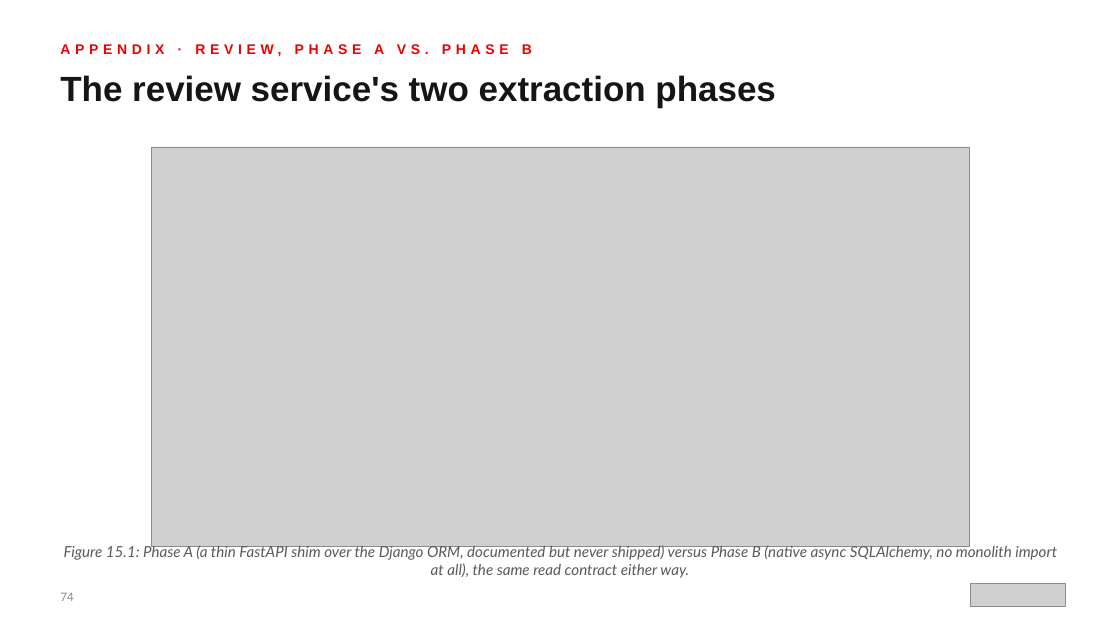
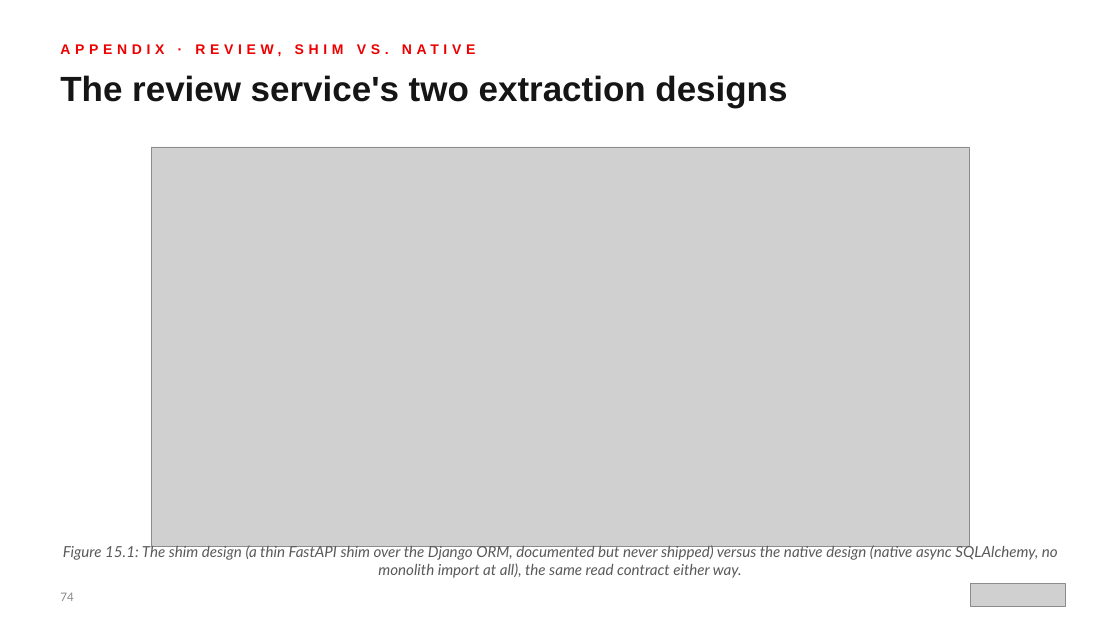
Before and after one commit to patterncatalyst/modernizing-enterprise-applications-python, a slide deck: slide 74 of presentation/lgtm-presentation/Modernizing-201.pptx. Drawn at 1120x630 pixels with LibreOffice and Linux fonts; fonts in the diff are those of the drawing; grey boxes stand for pictures. Boxes give left, top, right and bottom in pixels: in the first picture for what was removed or moved away, otherwise in the second. Text is boxed around its words. In the diff, an @@ line names an element or a change of style, - is before the commit and + after.

```diff
--- a/presentation/lgtm-presentation/Modernizing-201.pptx
+++ b/presentation/lgtm-presentation/Modernizing-201.pptx
@@ text at <box>60,44,475,56</box>: text changed @@
-APPENDIX · REVIEW, PHASE A VS. PHASE B
+APPENDIX · REVIEW, SHIM VS. NATIVE
@@ text at <box>60,75,787,108</box>: text changed @@
-The review service's two extraction phases
+The review service's two extraction designs
@@ text at <box>63,543,1058,578</box>: text changed @@
-Figure 15.1: Phase A (a thin FastAPI shim over the Django ORM, documented but never shipped) versus Phase B (native async SQLAlchemy, no monolith import at all), the same read contract either way.
+Figure 15.1: The shim design (a thin FastAPI shim over the Django ORM, documented but never shipped) versus the native design (native async SQLAlchemy, no monolith import at all), the same read contract either way.
```
Also in this commit, not shown: 9 other slides changed, 10 other files.
